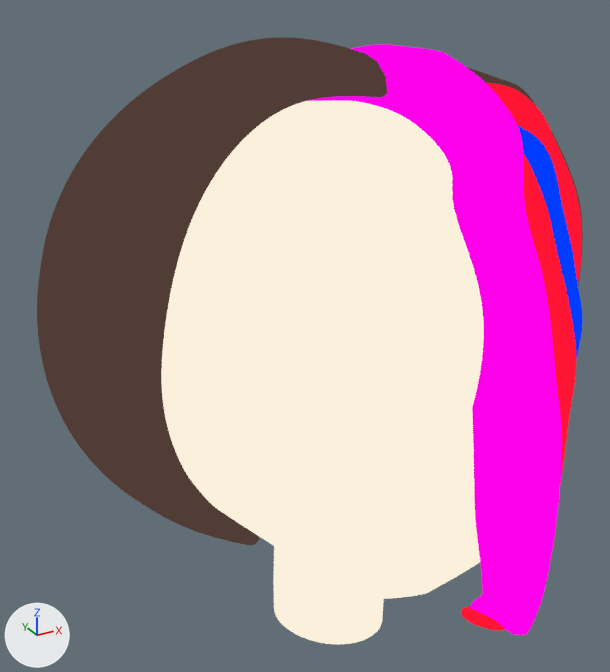
Two versions of the Blender file 3D_Daiko.blend, one commit apart.
Both versions are drawn from a 50 mm camera at (-0.373, -0.429, 0.419) aimed at (-0.129, 0.013, 0.198). Arrows for +X, +Y and +Z are at lower left; the lights stay in place.
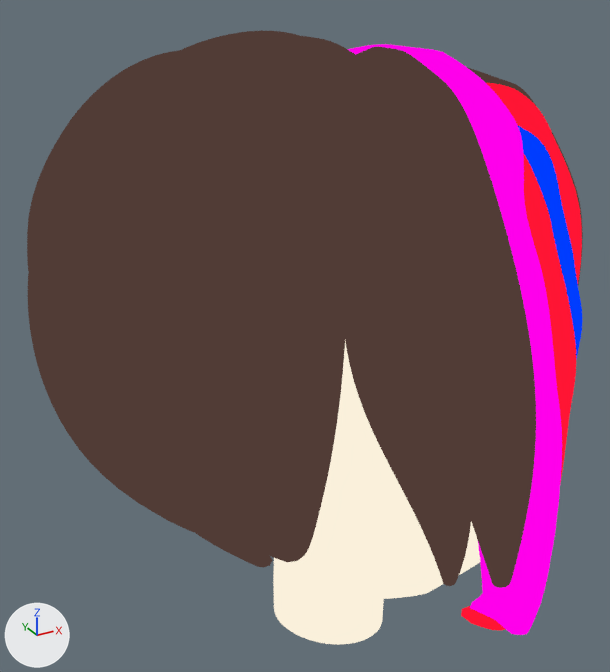
Commit message: PELO MUY BASICO Y MAL HECHO...TENGO QUE AARREGLAR UNION DE PARTE DE ATRAS CON LA DEL LADO

Changed parts and their boxes [x1, y1, x2, y2] in the pictures (610 x 672 px):
'NurbsPath', reshaped (11% narrower): before [37, 37, 387, 545]; after [28, 31, 340, 532]
'NurbsPath.004', added (brown): after [27, 50, 301, 568]
'NurbsPath.001', shown (brown): after [209, 73, 345, 562]
'NurbsPath.003', added (brown): after [296, 59, 472, 586]
'NurbsPath.002', shown (brown): after [303, 36, 536, 588]
'Plane', unchanged, covered by the edit: before [161, 100, 484, 645]; after [273, 341, 480, 645]

The change, as a list of edits to the scene's bpy script:
```text
Change cu_nurbspath:
    remove _sp.points.foreach_set('co', [-2.096, 0.167, 0.0, 1.0, -1.176, 1.139, 0.0, 1.0, 0.257, 1.288, 0.0, 1.0, 1.326, 0.894, 0.0, 1.0, 1.823, 0.0942, 0.0, 1.0, 1.808, -0.431, 0.0, 1.0, 1.728, -0.941, 0.0, 1.0])
    remove _sp.points.foreach_set('radius', [0.126, 0.422, 0.834, 0.581, 0.418, 0.337, 0.255])
    _sp: cu_nurbspath.splines.new('NURBS'); _sp.points.add(6) -> cu_nurbspath.splines.new('NURBS'); _sp.points.add(8)
    add _sp.points.foreach_set('co', [-2.16, 0.107, 0.0, 1.0, -1.172, 1.194, 0.0, 1.0, 0.272, 1.359, 0.0, 1.0, 0.868, 1.228, 0.0, 1.0, 1.386, 0.894, 0.0, 1.0, 1.724, 0.667, 0.0, 1.0, 1.918, 0.0961, 0.0, 1.0, 1.934, -0.415, 0.0, 1.0, 1.753, -0.732, 0.0, 1.0])
    add _sp.points.foreach_set('radius', [0.126, 0.422, 0.651, 0.55, 0.448, 0.378, 0.337, 0.255, 0.125])
Add cu_nurbspath_006:
    cu_nurbspath_006 = bpy.data.curves.new('NurbsPath.006', 'CURVE')
    cu_nurbspath_006.dimensions = '3D'
    _sp = cu_nurbspath_006.splines.new('NURBS'); _sp.points.add(8)
    _sp.points.foreach_set('co', [-2.461, -0.0202, 0.286, 1.0, -1.156, 1.042, 0.238, 1.0, -0.00369, 1.408, -0.129, 1.0, 0.767, 1.359, 0.0586, 1.0, 1.352, 1.076, 0.0813, 1.0, 1.724, 0.821, 0.0687, 1.0, 2.091, 0.149, 0.0213, 1.0, 1.795, -0.431, -0.0349, 1.0, 1.753, -0.774, -0.0502, 1.0])
    _sp.points.foreach_set('radius', [0.126, 0.287, 0.559, 0.55, 0.448, 0.427, 0.437, 0.255, 0.125])
    _sp.order_u = 5
    _sp.order_v = 0
    _sp.use_endpoint_u = True
    cu_nurbspath_006.materials.append(mat_basehari)  # brown #513c36
    cu_nurbspath_006.use_path = True
    cu_nurbspath_006.bevel_mode = 'OBJECT'
    cu_nurbspath_006.fill_mode = 'FULL'
    cu_nurbspath_006.bevel_object = ob_béziercircle
Add cu_nurbspath_003:
    cu_nurbspath_003 = bpy.data.curves.new('NurbsPath.003', 'CURVE')
    cu_nurbspath_003.dimensions = '3D'
    _sp = cu_nurbspath_003.splines.new('NURBS'); _sp.points.add(8)
    _sp.points.foreach_set('co', [-1.551, 0.532, -0.774, 1.0, -0.669, 0.816, -0.673, 1.0, 0.141, 0.792, -0.294, 1.0, 0.697, 0.656, -0.236, 1.0, 1.263, 0.478, -0.265, 1.0, 1.616, 0.0299, 0.0261, 1.0, 1.736, -0.4, 0.074, 1.0, 1.732, -0.768, -0.0107, 1.0, 1.728, -1.137, -0.0955, 1.0])
    _sp.points.foreach_set('radius', [0.0473, 0.21, 0.313, 0.347, 0.251, 0.351, 0.304, 0.23, 0.156])
    _sp.order_u = 5
    _sp.order_v = 0
    _sp.use_endpoint_u = True
    cu_nurbspath_003.materials.append(mat_basehari)  # brown #513c36
    cu_nurbspath_003.use_path = True
    cu_nurbspath_003.bevel_mode = 'OBJECT'
    cu_nurbspath_003.fill_mode = 'FULL'
    cu_nurbspath_003.bevel_object = ob_béziercircle
Change ob_nurbspath_001:
    remove ob_nurbspath_001.hide_set(True)
    ob_nurbspath_001.location: (-0.1626, 0.0624, 0.2241) -> (-0.1697, 0.0569, 0.2241)
    ob_nurbspath_001.rotation_euler: (1.179, -1.571, 0.0) -> (0.623, -1.571, 0.0)  # degrees (68, -90, 0) -> degrees (36, -90, 0)
    ob_nurbspath_001.scale: (0.0741, 0.0741, 0.0741) -> (0.0656, 0.0656, 0.0656)
    add _m = ob_nurbspath_001.modifiers.new('Mirror', 'MIRROR')
    add _m.use_axis = (False, True, False)
    add _m.use_clip = True
    add _m.mirror_object = ob_plane
Change ob_nurbspath_002:
    remove ob_nurbspath_002.hide_set(True)
    add _m = ob_nurbspath_002.modifiers.new('Mirror', 'MIRROR')
    add _m.use_axis = (False, True, False)
    add _m.mirror_object = ob_plane
Add ob_nurbspath_004:
    ob_nurbspath_004 = bpy.data.objects.new('NurbsPath.004', cu_nurbspath_006)  # modifiers MIRROR
    ob_nurbspath_004.location = (-0.1717, 0.0358, 0.2235)
    ob_nurbspath_004.rotation_euler = (1.151, -1.571, 0.0)  # degrees (66, -90, 0)
    ob_nurbspath_004.scale = (0.0654, 0.0654, 0.0654)
Add ob_nurbspath_003:
    ob_nurbspath_003 = bpy.data.objects.new('NurbsPath.003', cu_nurbspath_003)  # modifiers MIRROR
    ob_nurbspath_003.location = (-0.1618, 0.0847, 0.2289)
    ob_nurbspath_003.rotation_euler = (0.451, -1.571, 0.0)  # degrees (26, -90, 0)
    ob_nurbspath_003.scale = (0.0741, 0.0741, 0.0741)
```
